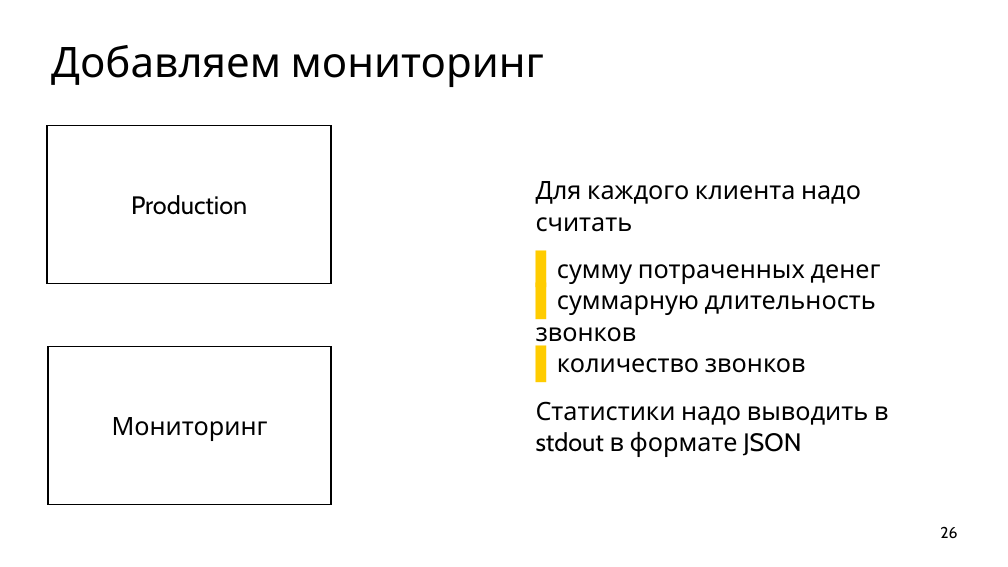
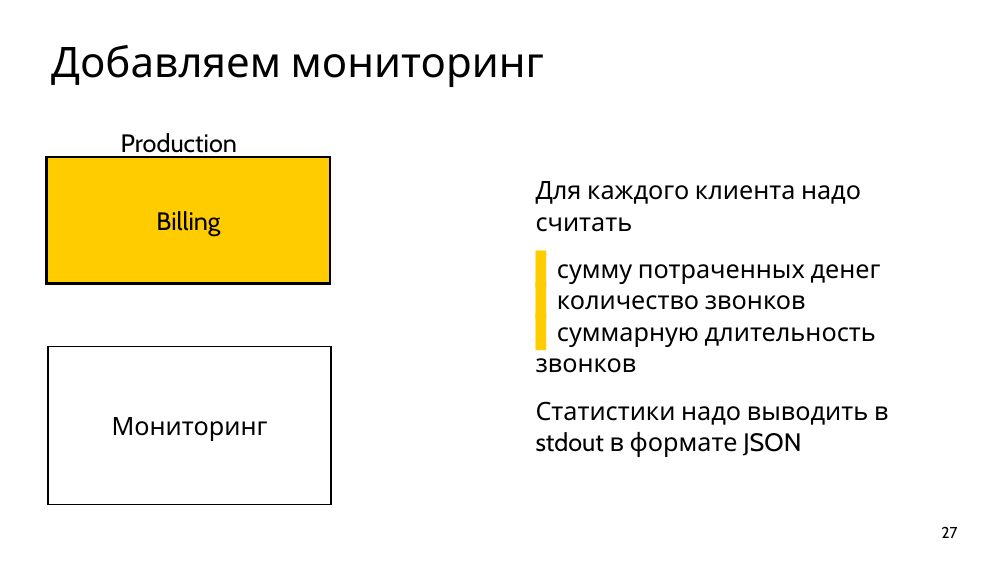
Before and after one commit to ishfb/cpprus17, a slide deck: slide 27 of slides.pptx (slide 26 before the commit). Drawn at 1008x567 pixels with LibreOffice and Linux fonts; fonts in the diff are those of the drawing. Boxes give left, top, right and bottom in pixels: in the first picture for what was removed or moved away, otherwise in the second. Text is boxed around its words. In the diff, an @@ line names an element or a change of style, - is before the commit and + after.

```diff
--- a/slides.pptx
+++ b/slides.pptx
@@ text "Production": place and size @@
-text "Production" at <box>47,126,331,284</box>
+text "Production" at <box>121,133,237,158</box>
@@ text "Production" at <box>121,133,237,158</box>: vertical alignment middle to top; outline #000000 3 pt to none @@
@@ rectangle added at <box>47,157,330,284</box>, fill #FFCC00, outline #000000 4 pt, 48 pt, text #000000 @@
+Billing
@@ text at <box>557,295,806,310</box>: paragraph added @@
+  ▌ количество звонков
@@ text at <box>557,358,806,373</box>: paragraph removed @@
-  ▌ количество звонков
@@ page number at <box>941,526,957,538</box>: text changed @@
-26
+27
```
Also in this commit, not shown: 2 other slides changed, 2 slides added, 1 slide removed, 1 other file.
